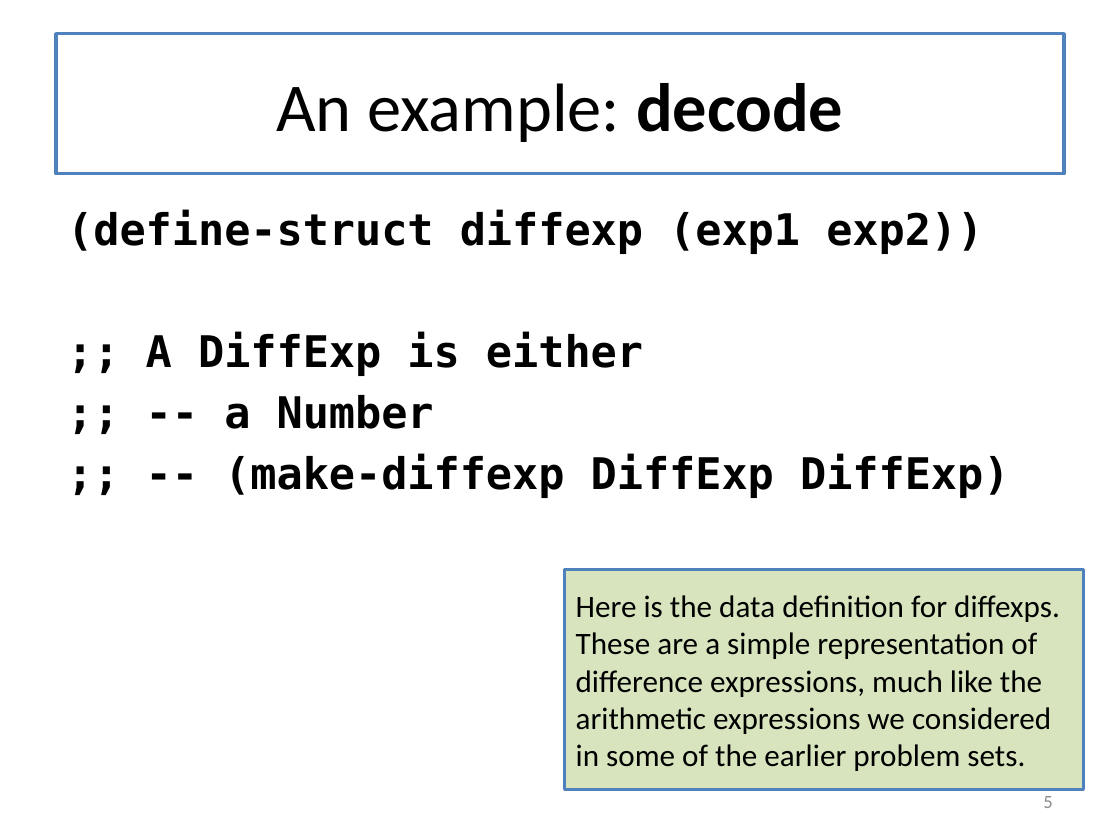
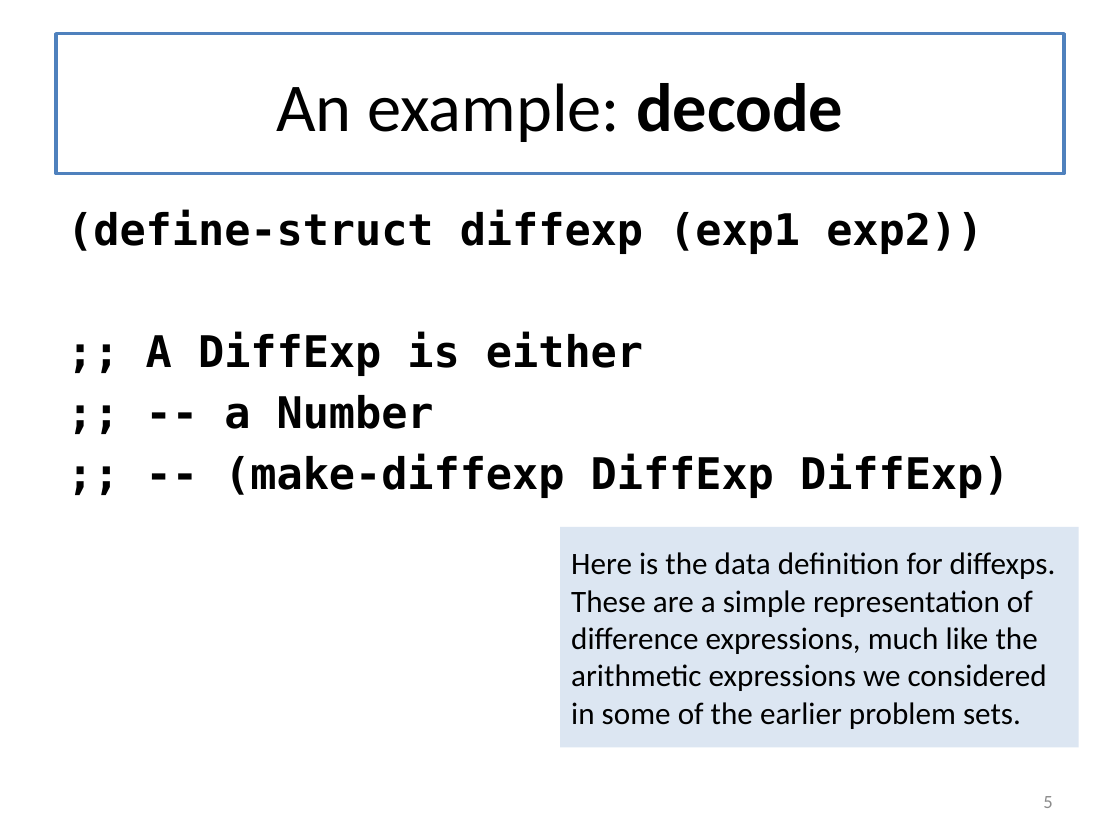
Before and after one commit to mwand/cs5010f16, a slide deck: slide 5 of Slides/Lesson 8.1 Introducing General Recursion.pptx. Drawn at 1120x840 pixels with LibreOffice and Linux fonts; fonts in the diff are those of the drawing. Boxes give left, top, right and bottom in pixels: in the first picture for what was removed or moved away, otherwise in the second. Text is boxed around its words. In the diff, an @@ line names an element or a change of style, - is before the commit and + after.

```diff
--- a/Slides/Lesson 8.1 Introducing General Recursion.pptx
+++ b/Slides/Lesson 8.1 Introducing General Recursion.pptx
@@ rectangle "Here is the data definition ...": place and size @@
-rectangle "Here is the data definition ..." at <box>564,569,1083,790</box>
+rectangle "Here is the data definition ..." at <box>560,526,1079,747</box>
@@ rectangle "Here is the data definition ..." at <box>560,526,1079,747</box>: fill #D7E4BD to #DCE6F2; outline #4F81BD 2 pt to none @@
```
Also in this commit, not shown: 22 other slides changed, 5 slides added, 11 other files.
